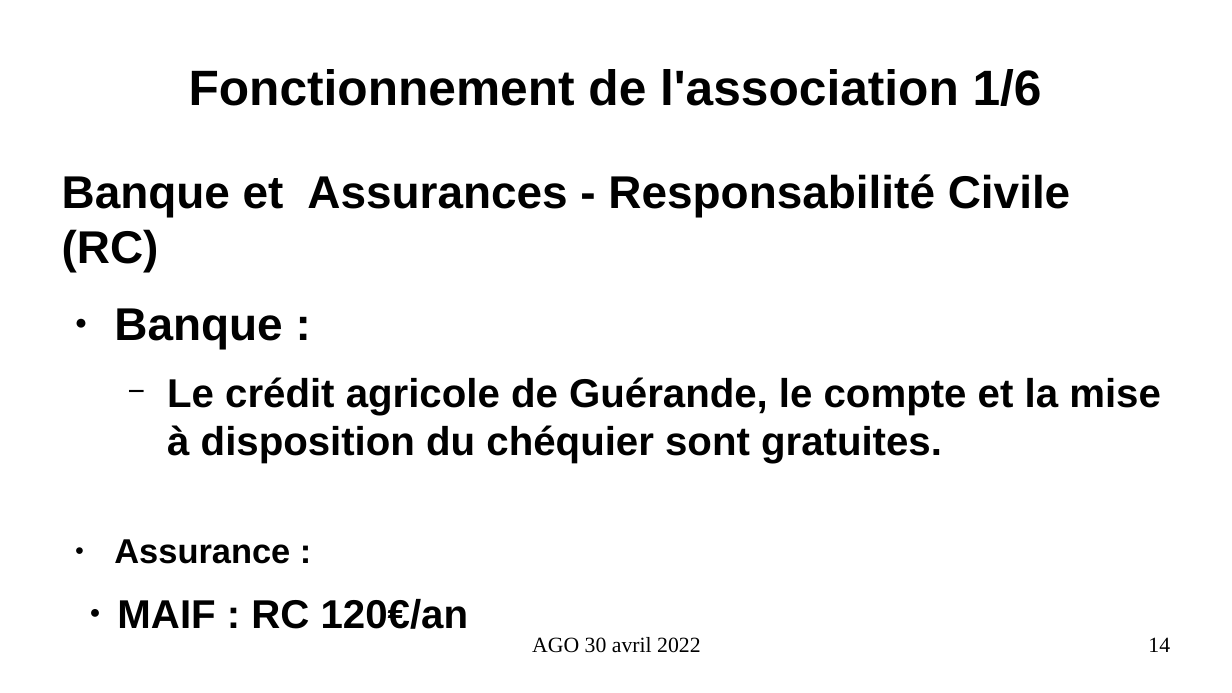
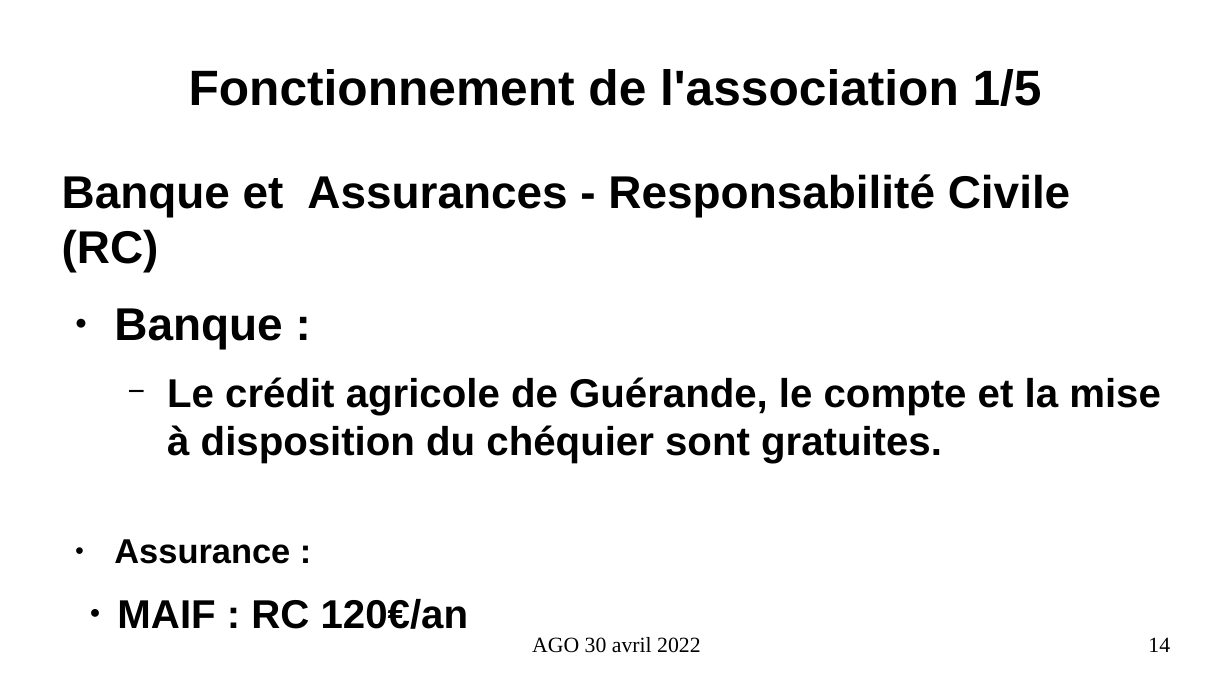
Before and after one commit to AIREL46/SCAO, a slide deck: slide 14 of association/2022/presentation-ago-30-avril-2022.odp. Drawn at 1232x693 pixels with LibreOffice and Linux fonts; fonts in the diff are those of the drawing. Boxes give left, top, right and bottom in pixels: in the first picture for what was removed or moved away, otherwise in the second. Text is boxed around its words. In the diff, an @@ line names an element or a change of style, - is before the commit and + after.

```diff
--- a/association/2022/presentation-ago-30-avril-2022.odp
+++ b/association/2022/presentation-ago-30-avril-2022.odp
@@ title at [189, 69, 1042, 106]: text changed @@
-Fonctionnement de l'association 1/6
+Fonctionnement de l'association 1/5
```
Also in this commit, not shown: 1 other file.
